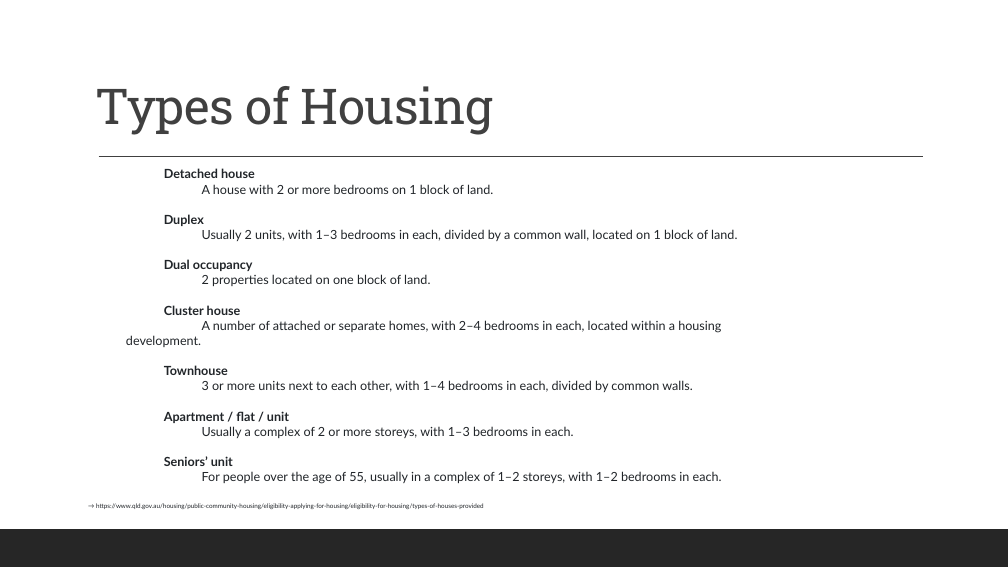
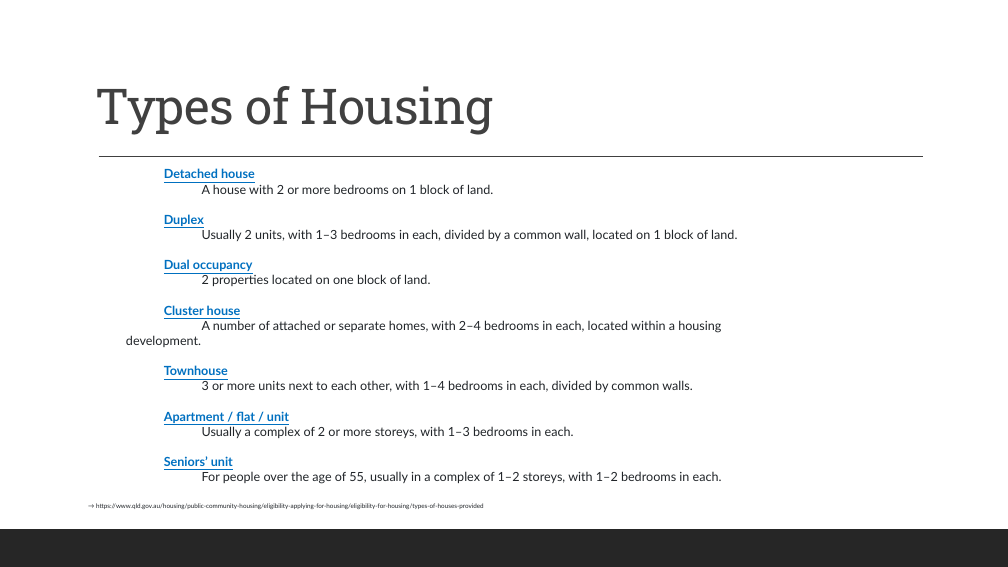
Before and after one commit to Anguyensfg/project-1, a slide deck: slide 3 of QLD Housing Vacancy.pptx. Drawn at 1008x567 pixels with LibreOffice and Linux fonts; fonts in the diff are those of the drawing. Boxes give left, top, right and bottom in pixels: in the first picture for what was removed or moved away, otherwise in the second. Text is boxed around its words. In the diff, an @@ line names an element or a change of style, - is before the commit and + after.

```diff
--- a/QLD Housing Vacancy.pptx
+++ b/QLD Housing Vacancy.pptx
@@ text at [164, 168, 289, 466]: text colour #212529 to #0070C0, underline on in "Detached house", "Duplex", "Dual occupancy", "Cluster house" and 3 more places @@
```
Also in this commit, not shown: 9 other slides changed, 11 slides added, 9 slides removed.
